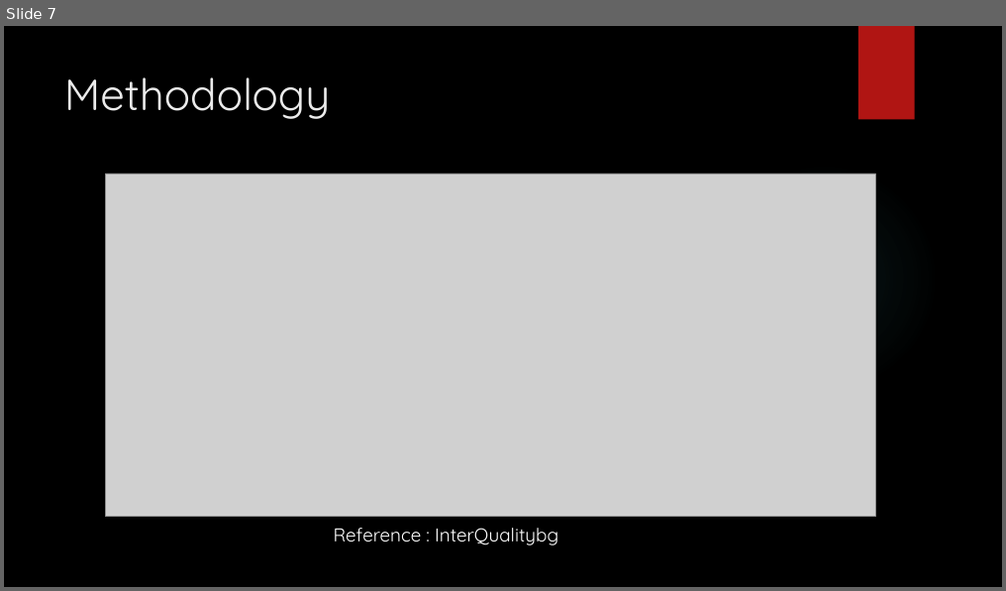
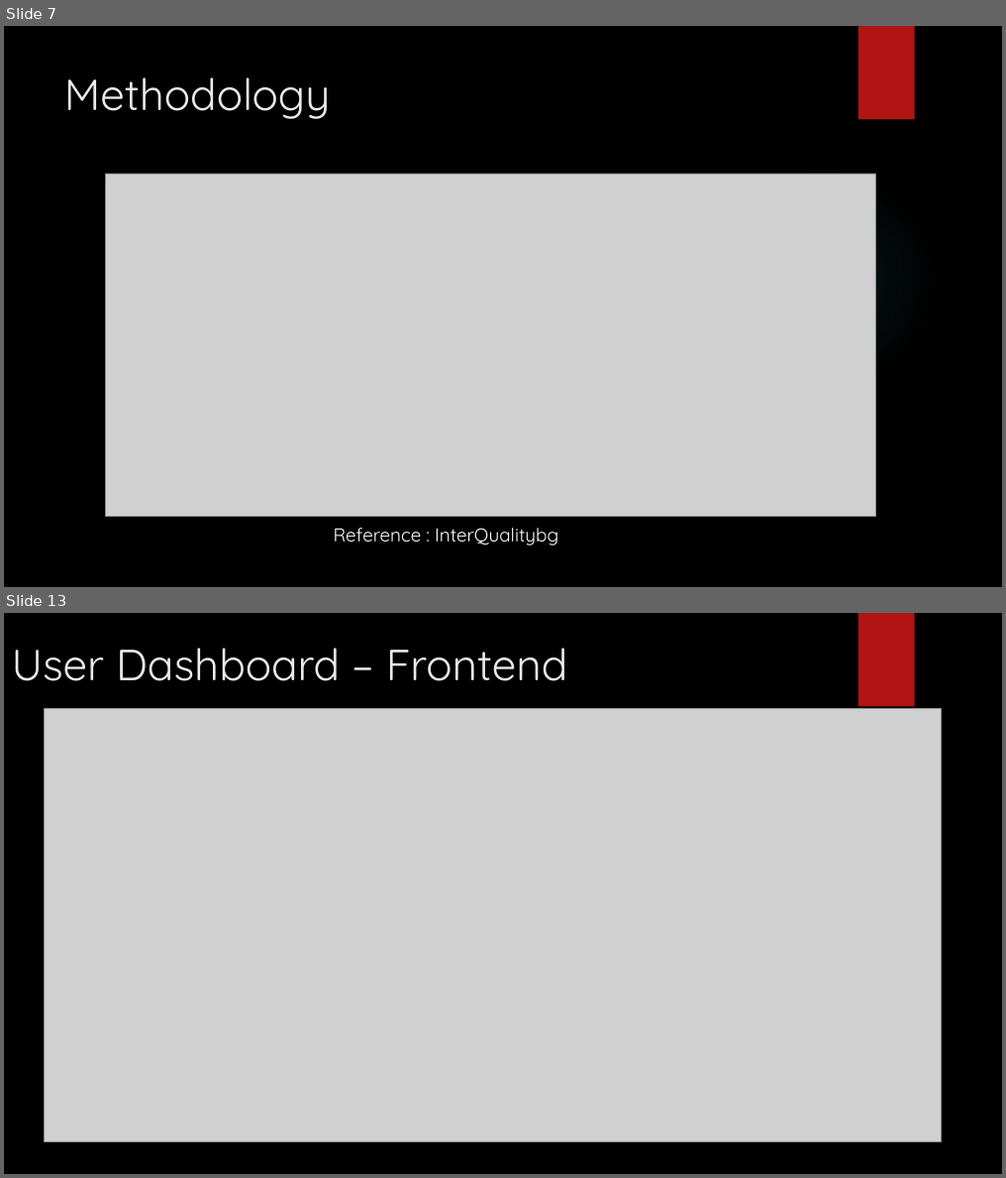
Before and after one commit to suyanthapa/Freelancing-Project, a slide deck: Documentation/Freelancing-Platform.pptx. Shown one above the other, each under a label of ours: slide 7 before the commit, slides 7 and 13 after it; the slides between them are not shown. The pictures are 1006x591 and 1006x1178 pixels, drawn with LibreOffice and Linux fonts; fonts in the diff are those of the drawing; grey boxes stand for pictures; background and template pictures are left out. Boxes give left, top, right and bottom in pixels: in the first picture for what was removed or moved away, otherwise in the second. Text is boxed around its words. In the diff, an @@ line names an element or a change of style, - is before the commit and + after.

```diff
--- a/Documentation/Freelancing-Platform.pptx
+++ b/Documentation/Freelancing-Platform.pptx
@@ slide 13 added at box(4, 613, 1002, 1174), background picture (left out); not listed: 1 template element that a slide beside it also shows @@
@@ title added at box(12, 648, 568, 681), 42 pt, text #EBEBEB @@
+User Dashboard – Frontend
@@ picture added at box(44, 709, 941, 1143) @@
```
Also in this commit, not shown: 5 other slides added.
